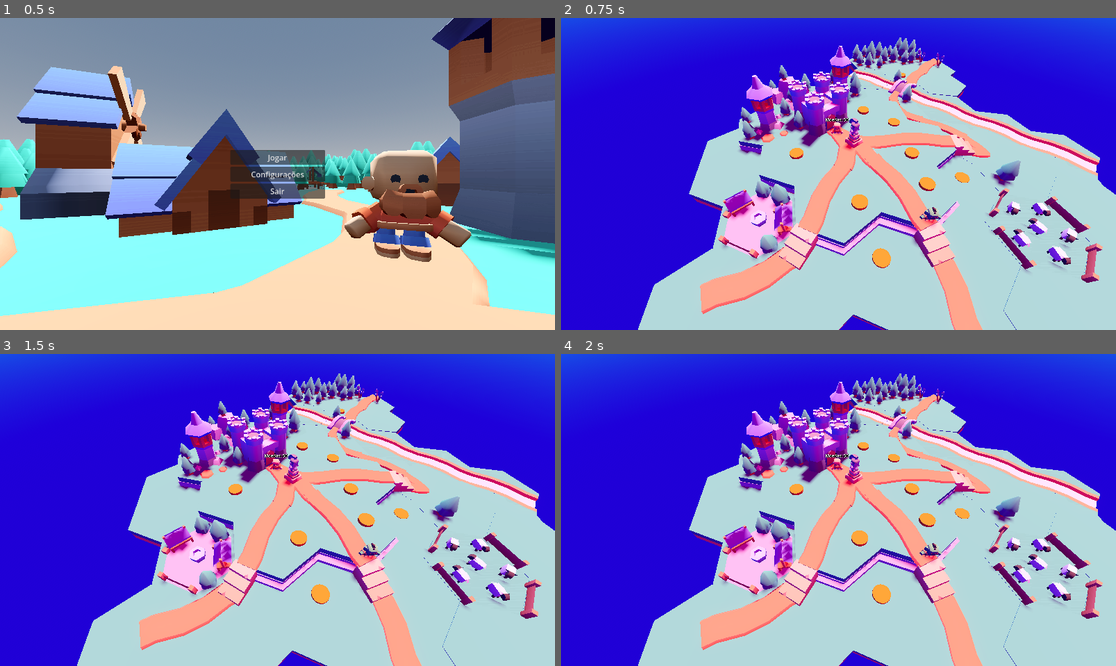
Above: before the commit, frames 1-4 (two rows, left to right).
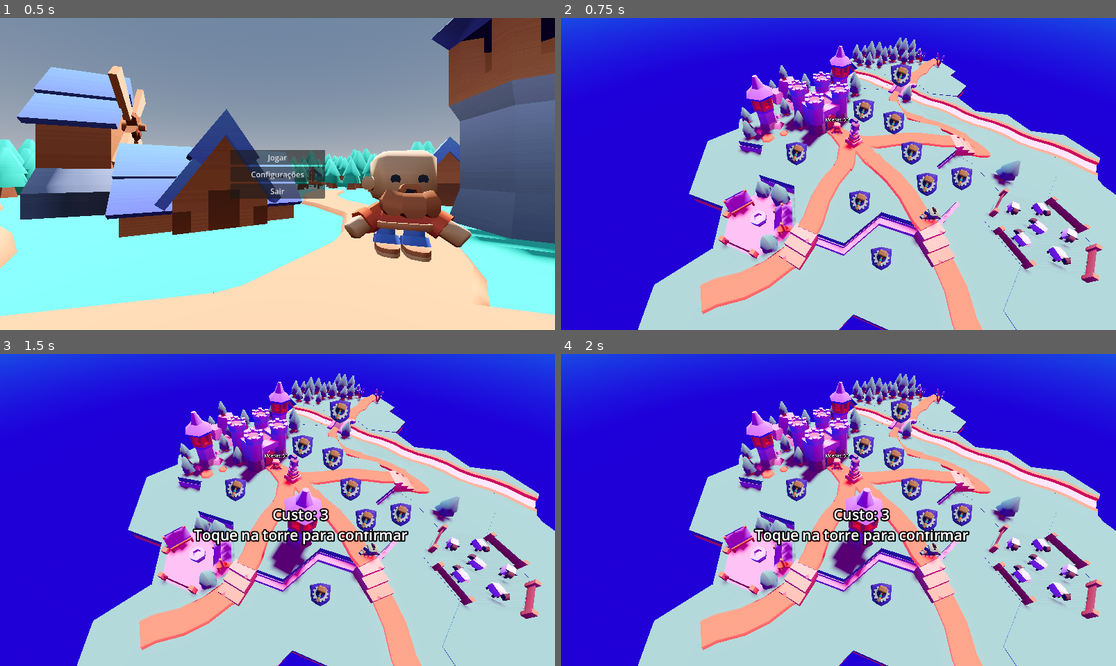
Above: after the commit, the same moments.

Repository: LucasSckenal/pi-4
Game: Godot game, scene res://main_menu.tscn
The game is run twice, just before and just after one commit, with the same random seed, the same clock (stepped at 60 frames per second) and the same inputs.
Inputs (mouse positions are in pixels of both pictures, inside the frame that each line leads up to):
- Up to frame 1 (0.5 s): no input
- Up to frame 2 (0.75 s): click "Jogar" at 0.5 s
- Up to frame 3 (1.5 s): click (299, 538) at 1.27 s
- Up to frame 4 (2 s): no input

Frame 1 is identical in both runs. In frame 2, 2.0% of the frame differs, in the area x 40-75%, y 14-81%; in frame 3, 4.6%, in the area x 34-75%, y 14-81%; in frame 4, 4.6%.

Commit message:
Add building icon texture and menu music files
- Added a new texture import configuration for "Building icon.png" to optimize its usage in the project.
- Included "MenuMusicTeste.mp3" as a new audio file for the menu, along with its import settings to enable looping.

Diff:
--- a/build_slot.gd
+++ b/build_slot.gd
@@ -4,100 +4,117 @@
 
 @onready var base_mesh = $BaseMesh
 @onready var prompt_label = $PromptLabel
+@onready var bolha_btn = $CanvasLayer/TextureButton
+@onready var canvas_mobile = $CanvasLayer
 
 var fantasma: Node3D
 var is_built = false
 var custo_atual = 0
-
-# Variável para guardar quem é o jogador quando ele chega perto
-var player_ref = null
+var estado_toque_mobile = 0
+var player_ref_teclado = null
 
 func _ready():
+	# Ativa interface apenas em Mobile ou no Editor para testes
+	canvas_mobile.visible = OS.has_feature("mobile") or OS.has_feature("editor")
 	prompt_label.hide()
 
 	if building_scene != null:
-		# Cria o holograma/fantasma
 		fantasma = building_scene.instantiate()
-
-		# =======================================================
-		# A LINHA MÁGICA AQUI: Carimba a testa do clone dizendo que é falso
-		# =======================================================
 		fantasma.set("is_fantasma", true)
-
 		add_child(fantasma)
-
-		# Verifica o preço da construção em moedas
-		if "custo_moedas" in fantasma:
-			custo_atual = fantasma.custo_moedas
-			prompt_label.text = "[E] Construir (" + str(custo_atual) + " Moedas)"
-		else:
-			prompt_label.text = "[E] Construir (Grátis)"
-
-		# Transforma em holograma e deixa escondido no início
+		if "custo_moedas" in fantasma: custo_atual = fantasma.custo_moedas
 		transformar_em_fantasma(fantasma)
 		fantasma.hide()
 
 func _process(_delta):
-	# Se o jogador está na área E o slot ainda está vazio
-	if player_ref != null and not is_built:
+	if is_built: return
 
-		# Se carregar no botão de construir [E]
-		if Input.is_action_just_pressed("interact"):
+	# Posicionamento da Bolha (segue o mundo 3D)
+	if canvas_mobile.visible and is_instance_valid(bolha_btn):
+		var camera = get_viewport().get_camera_3d()
+		if camera and not camera.is_position_behind(global_position):
+			var pos_2d = camera.unproject_position(global_position)
+			bolha_btn.position = pos_2d - (bolha_btn.size / 2)
+			# Se estiver no estado 0, garante que a bolha está visível
+			if estado_toque_mobile == 0: bolha_btn.show()
+		else:
+			bolha_btn.hide()
 
-			# VERIFICA A CARTEIRA DO JOGADOR
-			if player_ref.moedas >= custo_atual:
-				# Desconta o dinheiro
-				player_ref.moedas -= custo_atual
+	# Teclado (PC)
+	if player_ref_teclado != null and Input.is_action_just_pressed("interact"):
+		tentar_construir(player_ref_teclado)
 
-				# Manda o Player atualizar o texto no ecrã (HUD)!
-				if player_ref.has_method("atualizar_hud"):
-					player_ref.atualizar_hud()
+func _input(event):
+	# Detecta clique fora para cancelar a seleção no Mobile
+	if event is InputEventMouseButton or event is InputEventScreenTouch:
+		if event.pressed and estado_toque_mobile == 1 and is_instance_valid(bolha_btn):
+			# Aguarda um microssegundo para não conflitar com o clique do próprio botão
+			get_tree().create_timer(0.05).timeout.connect(func():
+				if is_instance_valid(bolha_btn):
+					if not bolha_btn.get_global_rect().has_point(event.position):
+						cancelar_selecao()
+			)
 
-				print("Construção feita! Moedas restantes: ", player_ref.moedas)
+func cancelar_selecao():
+	estado_toque_mobile = 0
+	if is_instance_valid(fantasma): fantasma.hide()
+	prompt_label.hide()
+	if is_instance_valid(bolha_btn):
+		bolha_btn.modulate.a = 1.0 # Torna a bolha visível de novo
+		bolha_btn.show()
 
-				# Inicia a construção
-				build()
-			else:
-				# Se não tiver dinheiro, não constrói e avisa na consola do Godot
-				print("Faltam moedas! Tens ", player_ref.moedas, " mas custa ", custo_atual)
+func _on_texture_button_pressed():
+	if is_built: return
+	var p_mobile = get_tree().get_first_node_in_group("Player")
+
+	if estado_toque_mobile == 0:
+		# Primeiro Toque: Mostra o fantasma e torna a bolha invisível (mas clicável)
+		estado_toque_mobile = 1
+		if fantasma: fantasma.show()
+		bolha_btn.modulate.a = 0.0
+		prompt_label.text = "Custo: " + str(custo_atual) + "\nToque na torre para confirmar"
+		prompt_label.show()
+	else:
+		# Segundo Toque: Confirmação
+		tentar_construir(p_mobile)
+
+func tentar_construir(p_ref):
+	if p_ref and p_ref.moedas >= custo_atual:
+		p_ref.moedas -= custo_atual
+		if p_ref.has_method("atualizar_hud"): p_ref.atualizar_hud()
+		build()
+	else:
+		print("Moedas insuficientes!")
+		cancelar_selecao()
 
 func build():
 	if building_scene != null:
-		# Cria a construção real e sólida
 		var new_building = building_scene.instantiate()
 		add_child(new_building)
-
 		is_built = true
 		base_mesh.hide()
 		prompt_label.hide()
 
-		# Apaga o fantasma de vez
-		if fantasma != null:
-			fantasma.queue_free()
+		# Limpa os elementos de interface e fantasma com segurança
+		if is_instance_valid(canvas_mobile): canvas_mobile.queue_free()
+		if is_instance_valid(fantasma): fantasma.queue_free()
 
-# Quando o jogador ENTRA na área do sensor
 func _on_area_3d_body_entered(body):
-	if body.name == "Player" and not is_built:
-		player_ref = body # Guarda o jogador na variável
-		prompt_label.show()
-		if fantasma != null:
-			fantasma.show()
+	if body.is_in_group("Player") and not is_built:
+		player_ref_teclado = body
+		if not OS.has_feature("mobile"):
+			prompt_label.text = "[E] Construir (" + str(custo_atual) + ")"
+			prompt_label.show()
+			if fantasma: fantasma.show()
 
-# Quando o jogador SAI da área do sensor
 func _on_area_3d_body_exited(body):
-	if body.name == "Player":
-		player_ref = null # O jogador foi-se embora, limpa a variável
-		prompt_label.hide()
-		if fantasma != null:
-			fantasma.hide()
+	if body == player_ref_teclado:
+		player_ref_teclado = null
+		if not is_built:
+			prompt_label.hide()
+			if estado_toque_mobile == 0 and fantasma: fantasma.hide()
 
-# O Varredor: Vasculha as peças para fazer o holograma transparente e sem colisão
 func transformar_em_fantasma(no_atual: Node):
-	if no_atual is MeshInstance3D:
-		no_atual.transparency = 0.5
-
-	elif no_atual is CollisionShape3D:
-		no_atual.disabled = true
-
-	for filho in no_atual.get_children():
-		transformar_em_fantasma(filho)
+	if no_atual is MeshInstance3D: no_atual.transparency = 0.5
+	elif no_atual is CollisionShape3D: no_atual.disabled = true
+	for filho in no_atual.get_children(): transformar_em_fantasma(filho)
--- a/build_slot.tscn
+++ b/build_slot.tscn
@@ -1,6 +1,7 @@
 [gd_scene format=3 uid="uid://det7oyq61ct6y"]
 
 [ext_resource type="Script" uid="uid://f8n7jkqvkuro" path="res://build_slot.gd" id="1_64b41"]
+[ext_resource type="Texture2D" uid="uid://bdymy3eytauin" path="res://Building icon.png" id="2_w3lxa"]
 
 [sub_resource type="SphereShape3D" id="SphereShape3D_64b41"]
 
@@ -29,5 +30,15 @@
 no_depth_test = true
 text = "[E] Construir"
 
+[node name="CanvasLayer" type="CanvasLayer" parent="." unique_id=1244953447]
+
+[node name="TextureButton" type="TextureButton" parent="CanvasLayer" unique_id=16713609]
+offset_right = 64.0
+offset_bottom = 64.0
+texture_normal = ExtResource("2_w3lxa")
+ignore_texture_size = true
+stretch_mode = 5
+
 [connection signal="body_entered" from="Area3D" to="." method="_on_area_3d_body_entered"]
 [connection signal="body_exited" from="Area3D" to="." method="_on_area_3d_body_exited"]
+[connection signal="pressed" from="CanvasLayer/TextureButton" to="." method="_on_texture_button_pressed"]
--- a/main_menu.tscn
+++ b/main_menu.tscn
@@ -4,6 +4,7 @@
 [ext_resource type="PackedScene" uid="uid://bn8k3kr2xj05k" path="res://node_3d.tscn" id="2_fu7sn"]
 [ext_resource type="PackedScene" uid="uid://souaq670gocl" path="res://Mapa/grass-forest.glb" id="3_jix8l"]
 [ext_resource type="Script" uid="uid://dpdxsl8wui3rn" path="res://camera_3d.gd" id="4_jix8l"]
+[ext_resource type="AudioStream" uid="uid://bh1xj83yr2o0t" path="res://MenuMusicTeste.mp3" id="5_glbon"]
 
 [node name="MainMenu" type="Control" unique_id=144538788]
 layout_mode = 3
@@ -210,6 +211,11 @@
 grow_vertical = 2
 flat = true
 
+[node name="AudioStreamPlayer" type="AudioStreamPlayer" parent="." unique_id=1657012310]
+stream = ExtResource("5_glbon")
+volume_db = -20.0
+autoplay = true
+
 [connection signal="pressed" from="CanvasLayer/MarginContainer/VBoxContainer/BtnJogar" to="." method="_on_btn_jogar_pressed"]
 [connection signal="pressed" from="CanvasLayer/MarginContainer/VBoxContainer/BtnConfiguracoes" to="." method="_on_btn_configuracoes_pressed"]
 [connection signal="pressed" from="CanvasLayer/MarginContainer/VBoxContainer/BtnSair" to="." method="_on_btn_sair_pressed"]
--- a/project.godot
+++ b/project.godot
@@ -70,6 +70,10 @@
 ]
 }
 
+[input_devices]
+
+pointing/emulate_touch_from_mouse=true
+
 [physics]
 
 3d/physics_engine="Jolt Physics"
Binary file added: Building icon.png
Not shown, added: Building icon.png.import
Not shown, added: MenuMusicTeste.mp3.import
Not shown, added: MenuMusicTeste.mp3
